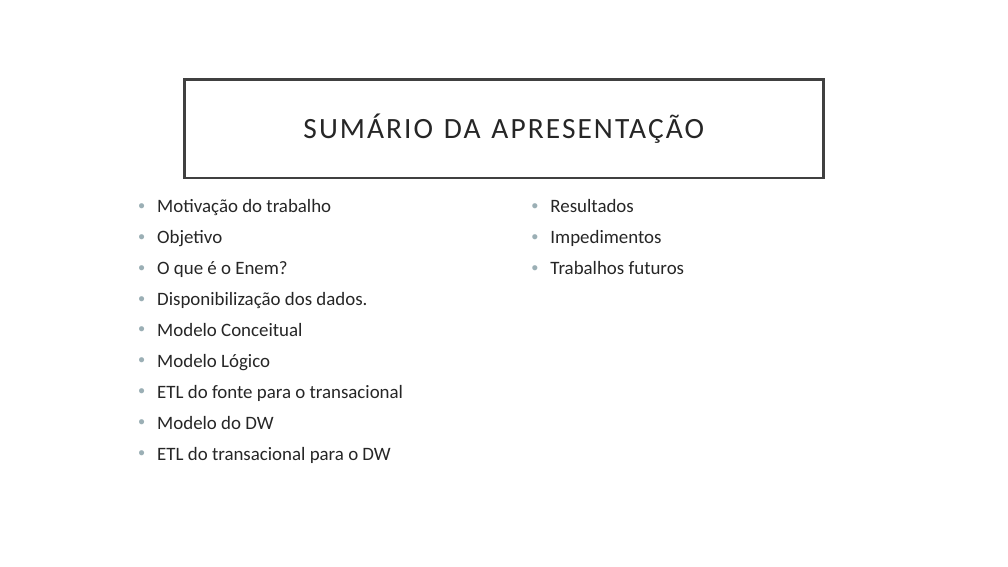
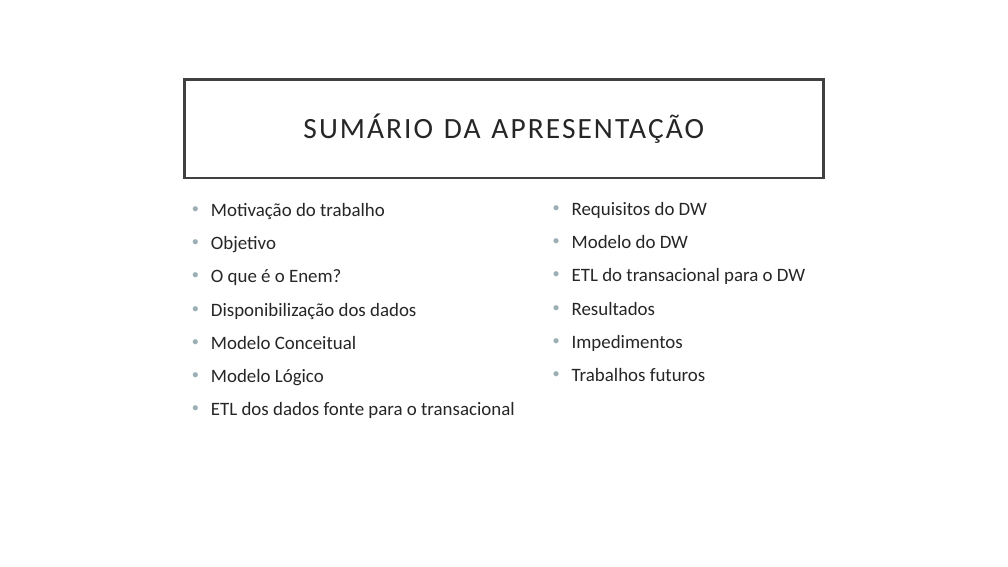
Before and after one commit to martins9/repositoriomonografia, a slide deck: slide 2 of Apresentação_Monografia.pptx. Drawn at 1008x567 pixels with LibreOffice and Linux fonts; fonts in the diff are those of the drawing. Boxes give left, top, right and bottom in pixels: in the first picture for what was removed or moved away, otherwise in the second. Text is boxed around its words. In the diff, an @@ line names an element or a change of style, - is before the commit and + after.

```diff
--- a/Apresentação_Monografia.pptx
+++ b/Apresentação_Monografia.pptx
@@ text "Motivação do trabalho": place and size @@
-text "Motivação do trabalho" at bbox=[157, 199, 403, 463]
+text "Motivação do trabalho" at bbox=[211, 203, 514, 418]
@@ text at bbox=[211, 203, 385, 386]: line spacing 0.9 to 1 @@
@@ text "Requisitos do DW": place and size @@
-text "Requisitos do DW" at bbox=[550, 199, 685, 274]
+text "Requisitos do DW" at bbox=[572, 202, 805, 381]
@@ text at bbox=[572, 202, 805, 284]: paragraphs added @@
+• Requisitos do DW
+• Modelo do DW
+• ETL do transacional para o DW
@@ text at bbox=[211, 303, 416, 319]: text changed @@
-• Disponibilização dos dados.
+• Disponibilização dos dados
@@ text at bbox=[572, 302, 706, 381]: line spacing 0.9 to 1 @@
@@ text at bbox=[211, 402, 514, 418]: text changed @@
-• ETL do fonte para o transacional
-• Modelo do DW
-• ETL do transacional para o DW
+• ETL dos dados fonte para o transacional
```
Also in this commit, not shown: 3 other slides changed, 12 slides added, 1 other file.
